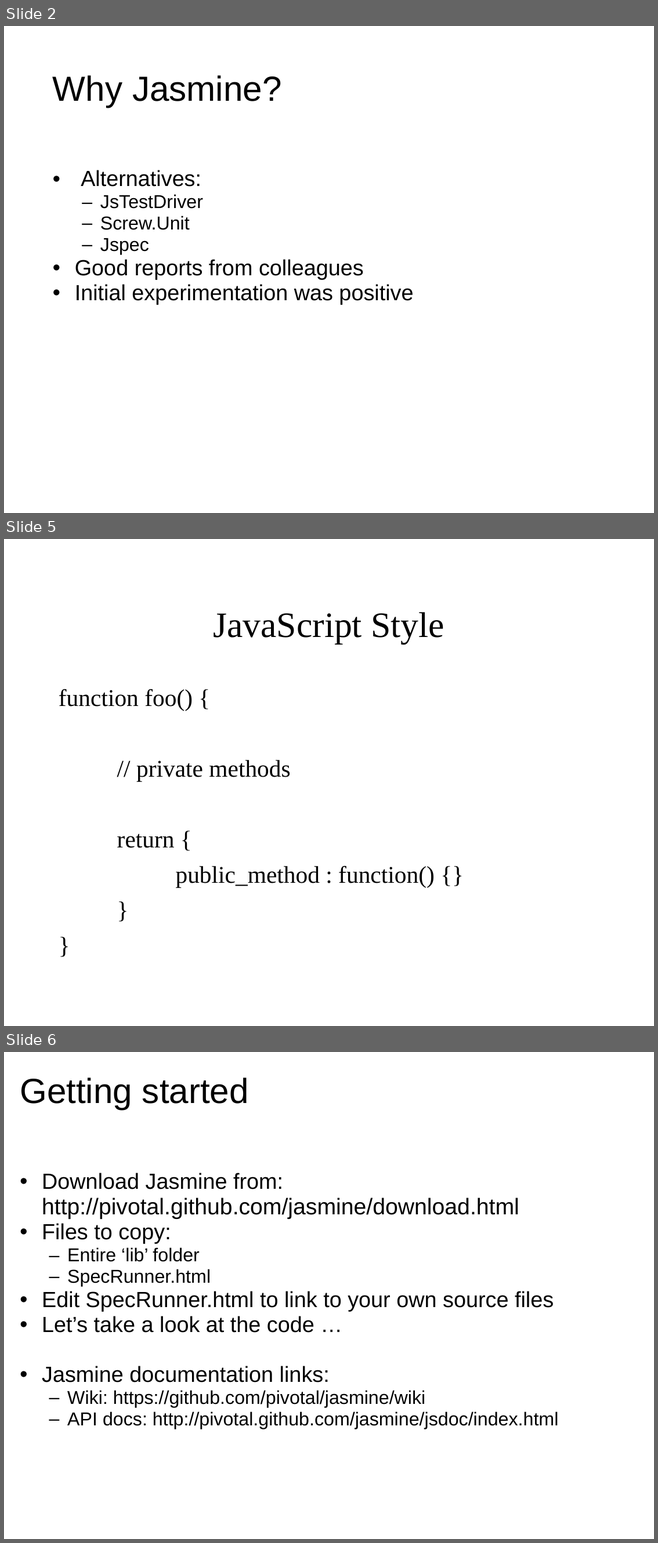
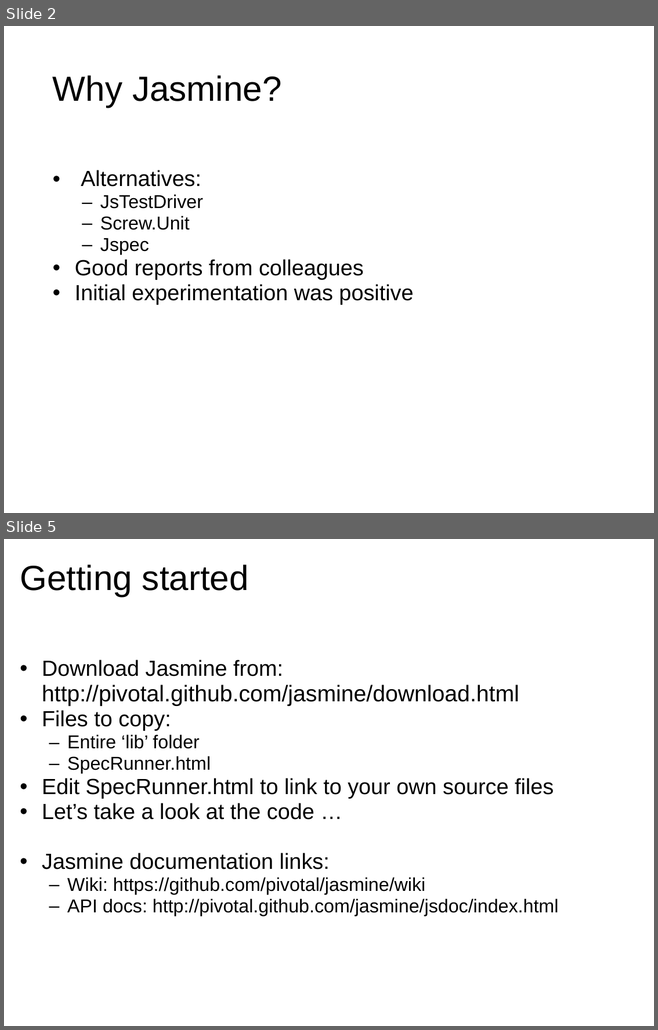
Before and after one commit to jomontanari/JasmineBowlingGame, a slide deck: TestingJavaScript_with_Jasmine.ppt. Shown one above the other, each under a label of ours: slides 2, 5 and 6 before the commit, slides 2 and 5 after it; the slides between them are not shown. The pictures are 658x1543 and 658x1030 pixels, drawn with LibreOffice and Linux fonts; fonts in the diff are those of the drawing. Boxes give left, top, right and bottom in pixels: in the first picture for what was removed or moved away, otherwise in the second. Text is boxed around its words. In the diff, an @@ line names an element or a change of style, - is before the commit and + after.

```diff
--- a/TestingJavaScript_with_Jasmine.ppt
+++ b/TestingJavaScript_with_Jasmine.ppt
@@ slide 5 removed at (x1=4, y1=539, x2=654, y2=1026), background #FFFFFF @@
@@ title removed at (x1=213, y1=612, x2=444, y2=643) @@
-JavaScript Style
@@ text removed at (x1=59, y1=689, x2=434, y2=888) @@
-function foo() {
-// private methods
-return {
-public_method : function() {}
-}
-}
@@ what was slide 6 is now slide 5 @@
```
Also in this commit, not shown: 6 slides changed, 6 slides added, 8 other slides removed, 1 other file.
